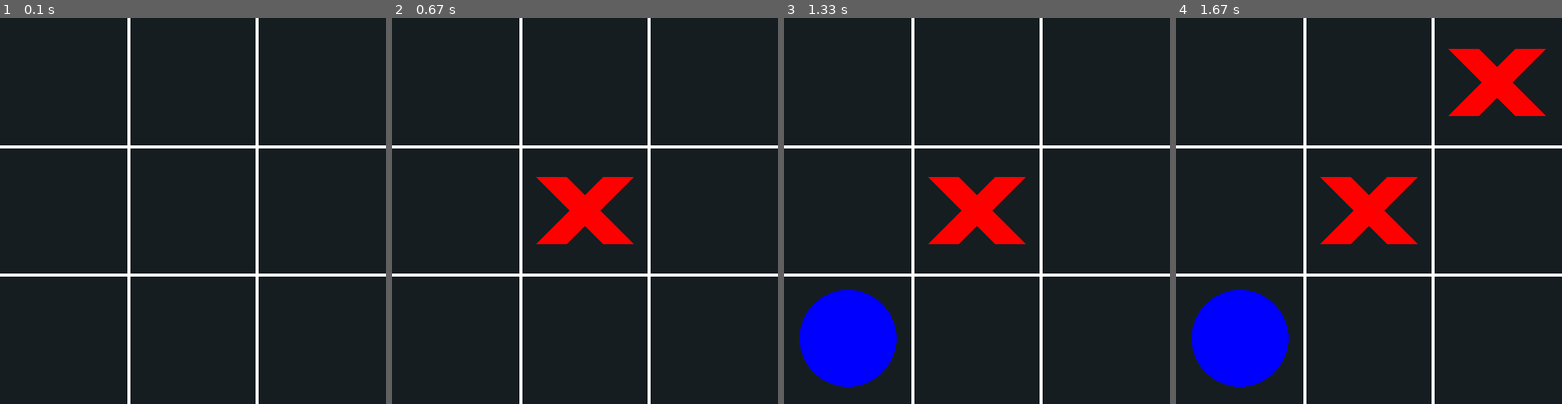
Above: before the commit, frames 1-4 (left to right).
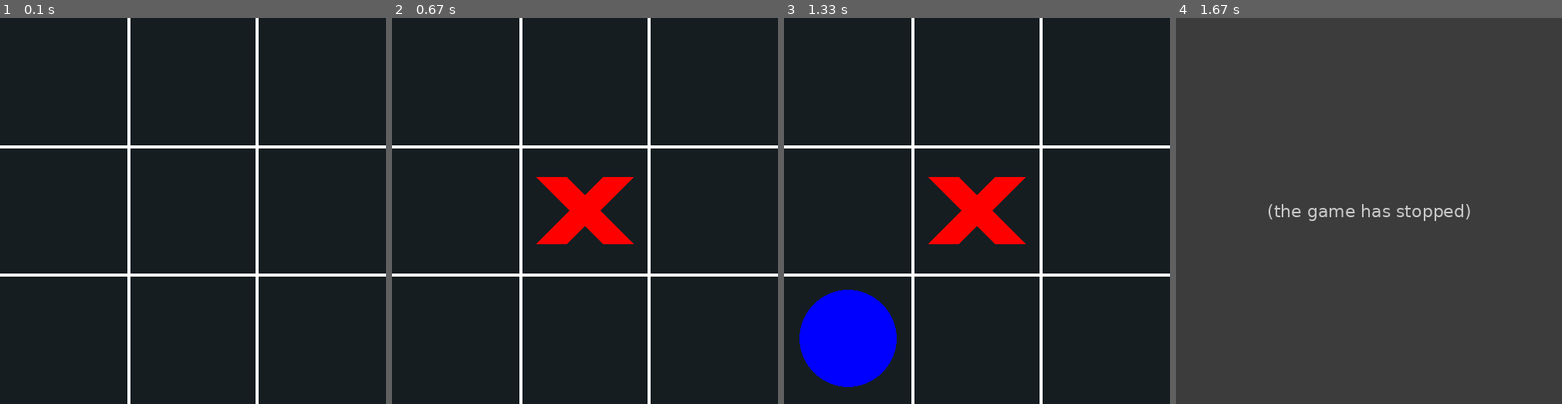
Above: after the commit, the same moments.

Repository: Magoninho/tic-tac-toe-pygame
Game: pygame game, started from main.py
The game is run twice, just before and just after one commit, with the same random seed, the same clock (stepped at 60 frames per second) and the same inputs.
Inputs (mouse positions are in pixels of both pictures, inside the frame that each line leads up to):
- Up to frame 1 (0.1 s): no input
- Up to frame 2 (0.67 s): click (585, 211) at 0.38 s
- Up to frame 3 (1.33 s): click (911, 299) at 0.72 s
- Up to frame 4 (1.67 s): click (1469, 68) at 1.62 s

Frames 1-3 are identical in both runs. In frame 4, 100% of the frame differs, in the area x 0-100%, y 0-100%.
After the commit the program exited at 1.62 s; later frames show no game.

Commit message:
refactor project to PyCharm's

Diff:
--- a/colors.py
+++ /dev/null
@@ -1,7 +0,0 @@
-colors = {
-    "WHITE": [255, 255, 255],
-    "BLACK": [21, 29, 33],
-    "RED": [255, 0, 0],
-    "BLUE" : [0, 0, 255]
-
-}
--- a/docs/ideas.txt
+++ /dev/null
@@ -1,39 +0,0 @@
-
-# How to make the DRAWINING of player change?
-
-# How to check if the board array is full, and which parts are AVAILABLE?
-Checking if the spot is available avoids the player override the play of your opponent (which is unfair :P)
-
-todos os espaços do jogo podem estar tanto DISPONIVEIS, quanto INDISPONIVEIS pois pode já haver algum desenho nele.
-a tecnica pra checar se já existe um desenho nele nao deu certo entao temos que pensar em outra forma
-THE CODING TRAIN HELP
-
-criar um array com as posições disponiveis e remover a posição em que o mouse clicou
-no video ele cria uma funçao nextTurn, no meu codigo eu deveria fazer isso na função play()
-se nao tiver mais lugares disponiveis o array available deve estar COMPLETO (length = 0) e sem nenhum vencedor (criar uma variavel pra o vencedor)
-
-- fazer tudo isso na classe player ou na classe board?
-como na classe board tem a função play() entao é possivel fazer por lá
-
-
-# How to check if someone wins? And how to check the directions that the player won (diagonals, etc)
-To check that there was a tie, the board must be full AND without any wins.
-To someone win, the board can be full or not (because it could be the last play).
-So there are two diferent conditions:
-- if the board is full/there's no spots available AND no wins then: tie
-- if he have some win : the player wins
-
-checar as horizontais, verticais e diagonais
-    cada um precisa ser igual, MAS NAO PODEM SER VAZIOS. pois se forem vazios o jogo vai pensar que a parte branca ('') ganhou
-
-
-fazer uma versao que o computador joge sozinho kkkkk ia ser louco
-----
-
-pra fazer o esquema de checagem na outra diagonal, é preciso analisar a logica por trás:
-    - um index cresce e o outro diminui
-    - um começa do 0 e o outro começa com o length da variavel board. e assim ele vai diminuindo e o outro aumentando até que os valores deles coincidem (quando chega no meio do tabuleiro)
-    - fazer usando for loops separados, nao faz sentido ser junto
-mas isso ai ta uma pora ;-;
-
-até agora eu nao sei se eu faço esse txt em ingles ou portugues lolololol
--- /dev/null
+++ b/jogador.py
@@ -0,0 +1,16 @@
+class Jogador:
+    def __init__(self):
+
+        # An array that contains the players
+        self.players = [
+            'O', 'X'
+        ]
+        # the current player (this will be changed through the plays)
+        self.current_player = 1
+
+    # the function that changes the current player
+    def change_players(self):
+        if self.current_player == 0:
+            self.current_player = 1
+        elif self.current_player == 1:
+            self.current_player = 0
--- a/main.py
+++ b/main.py
@@ -1,39 +1,40 @@
 import pygame
 import json
-import os
+from jogador import Jogador
 from pygame.locals import *
-from colors import *
 
 # some constants
 SCREEN_SIZE = (500, 500)
 TITLE = "Tic Tac Toe"
-
+colors = {
+    "WHITE": [255, 255, 255],
+    "BLACK": [21, 29, 33],
+    "RED": [255, 0, 0],
+    "BLUE" : [0, 0, 255]
+
+}
 pygame.font.init()
 
 with open('./settings.json') as f:
     settings = json.load(f)
 
-# Player class
-
-
-class Player:
-    def __init__(self):
-
-        # An array that contains the players
-        self.players = [
-            'O', 'X'
-        ]
-        # the current player (this will be changed through the plays)
-        self.current_player = 1
-
-    # the function that changes the current player
-    def change_players(self):
-        if self.current_player == 0:
-            self.current_player = 1
-        elif self.current_player == 1:
-            self.current_player = 0
-
-# The board class
+
+# class Player:
+#     def __init__(self):
+#
+#         # An array that contains the players
+#         self.players = [
+#             'O', 'X'
+#         ]
+#         # the current player (this will be changed through the plays)
+#         self.current_player = 1
+#
+#     # the function that changes the current player
+#     def change_players(self):
+#         if self.current_player == 0:
+#             self.current_player = 1
+#         elif self.current_player == 1:
+#             self.current_player = 0
 
 
 class Board:
@@ -68,17 +69,18 @@
             conditions_diagonal_1 = [self.board[row][row] ==
                                      player for row in range(len(self.board))]  # this is for the first diagonal
             # conditions_diagonal_2 = [self.board[col][row] ==
-            #                          player for row in range(len(self.board) - 1, -1, -1)]  # this is for the second diagonal
+            # player for row in range(len(self.board) - 1, -1, -1)]  # this is for the second diagonal
             conditions_diagonal_2 = [self.board[0][2] == player]
 
             # TODO: tentar fazer a condição de diagonal direito, agora eu nao sei fazer por enquanto
 
-
             # This will check if all of the conditions in one of the arrays are true using the built-in python all() function
-            if all(conditions_vertical) or all(conditions_horizontal) or all(conditions_diagonal_1) or all(conditions_diagonal_2):
-                print(conditions_diagonal_2)
+            if all(conditions_vertical) or all(conditions_horizontal) or all(conditions_diagonal_1) or all(
+                    conditions_diagonal_2):
+                # print(conditions_diagonal_2)
                 print(
-                    f"o jogador {player} ganhou o jooj!!!\nParabéns {player}, você é muito brabo", end="")
+                    f"o jogador {player} ganhou o jogo!!!\nParabéns {player}, você é muito brabo", end="")
+                exit()
 
     # The function that draws the board
     def draw_board(self):
@@ -91,13 +93,15 @@
 
         # The code that draws the lines using the X offset and the Y offset
         # very smart calculations (nope)
-        for i in range((len(self.board))-1):
+        for i in range((len(self.board)) - 1):
             pygame.draw.line(
-                self.screen, self.line_color, (0, (i + 1) * self.x_off), (SCREEN_SIZE[0], (i + 1) * self.y_off), self.line_thicness)
-
-            for j in range(len(self.board[i])-1):
+                self.screen, self.line_color, (0, (i + 1) * self.x_off), (SCREEN_SIZE[0], (i + 1) * self.y_off),
+                self.line_thicness)
+
+            for j in range(len(self.board[i]) - 1):
                 pygame.draw.line(
-                    self.screen, self.line_color, ((j + 1) * self.x_off, 0), ((j + 1) * self.y_off, SCREEN_SIZE[0]), self.line_thicness)
+                    self.screen, self.line_color, ((j + 1) * self.x_off, 0), ((j + 1) * self.y_off, SCREEN_SIZE[0]),
+                    self.line_thicness)
 
     # The function for playing the game
     def play(self, mouse_pos):
@@ -131,14 +135,20 @@
 
                 # a lot of smart calculations (good luck understanding then)
                 pygame.draw.line(
-                    self.screen, colors['RED'], ((self.mouse_x)*self.x_off+lp, (self.mouse_y)*self.y_off+lp), ((self.mouse_x + 1)*self.x_off-lp, (self.mouse_y+1)*self.y_off-lp), lp)
+                    self.screen, colors['RED'], ((self.mouse_x) * self.x_off + lp, (self.mouse_y) * self.y_off + lp),
+                    ((self.mouse_x + 1) * self.x_off - lp, (self.mouse_y + 1) * self.y_off - lp), lp)
                 pygame.draw.line(
-                    self.screen, colors['RED'], ((self.mouse_x) * self.x_off + lp, (self.mouse_y + 1) * self.y_off - lp), ((self.mouse_x + 1) * self.x_off - lp, (self.mouse_y) * self.y_off + lp), lp)
+                    self.screen, colors['RED'],
+                    ((self.mouse_x) * self.x_off + lp, (self.mouse_y + 1) * self.y_off - lp),
+                    ((self.mouse_x + 1) * self.x_off - lp, (self.mouse_y) * self.y_off + lp), lp)
 
             # if it is the 'O' (current_player = 1)
             elif self.player.current_player == 1:
                 pygame.draw.ellipse(self.screen, colors['BLUE'], ((
-                    self.mouse_x)*self.x_off + lp/2, (self.mouse_y)*self.y_off + lp/2, self.x_off - lp, self.y_off - lp), 0)
+                                                                      self.mouse_x) * self.x_off + lp / 2,
+                                                                  (self.mouse_y) * self.y_off + lp / 2, self.x_off - lp,
+                                                                  self.y_off - lp), 0)
+
 
 # The Game class
 
@@ -153,7 +163,7 @@
         self.keys = pygame.key.get_pressed()
         self.clock = pygame.time.Clock()  # the pygame clock class
         self.fps = 60  # maximum frames per second
-        self.Player = Player()  # the player class instanciated here
+        self.Player = Jogador()  # the player class instanciated here
         # the board class instanciated here
         self.Board = Board(self.screen, self.Player, cols_and_rows=settings['grid_size'])
         # sets the background color according to the theme
--- a/teste.py
+++ /dev/null
@@ -1 +0,0 @@
-array = ['', '', '']
Binary file removed: 8-BIT.TTF
Not shown, removed: docs/todo.txt
Not shown, removed: .gitignore
